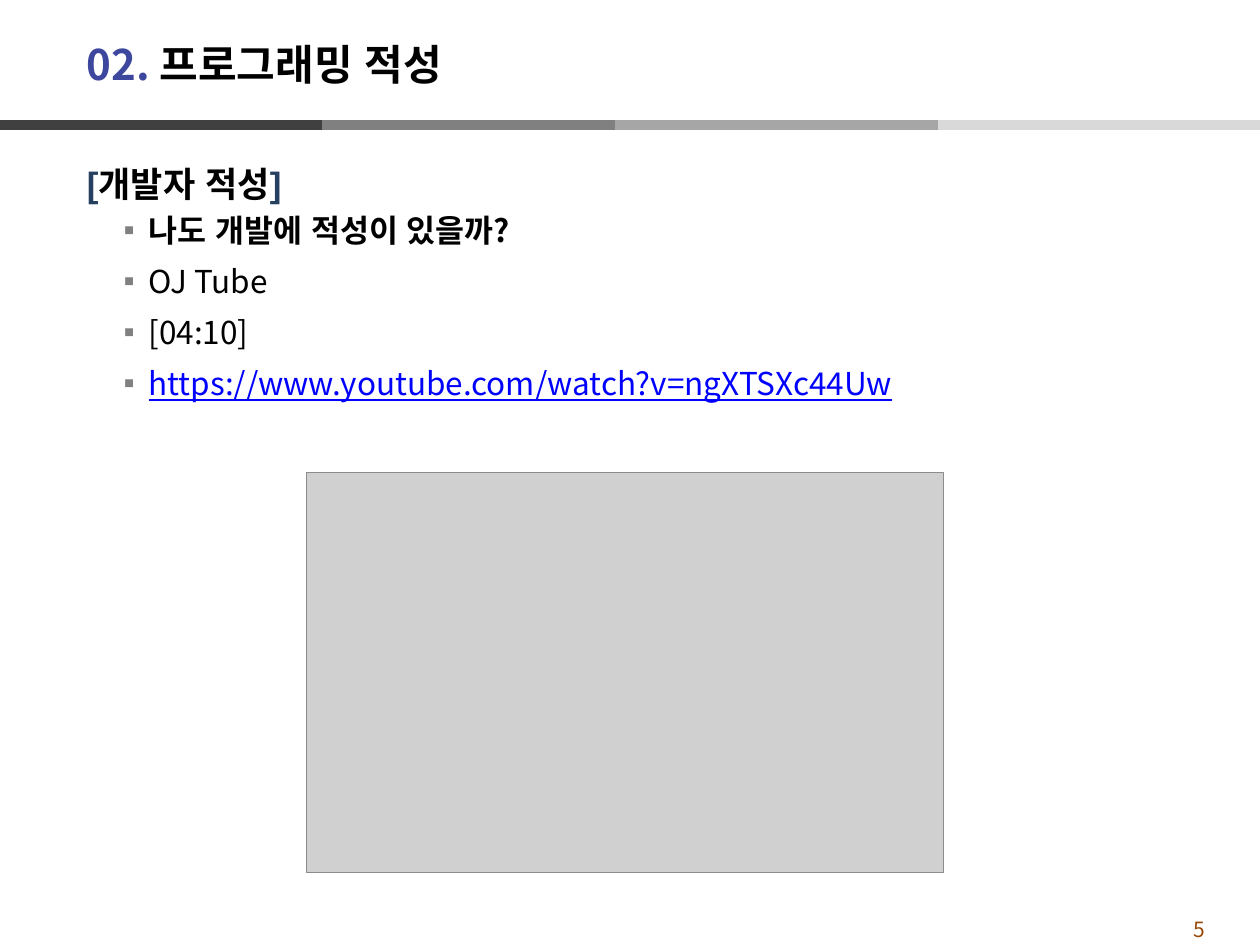
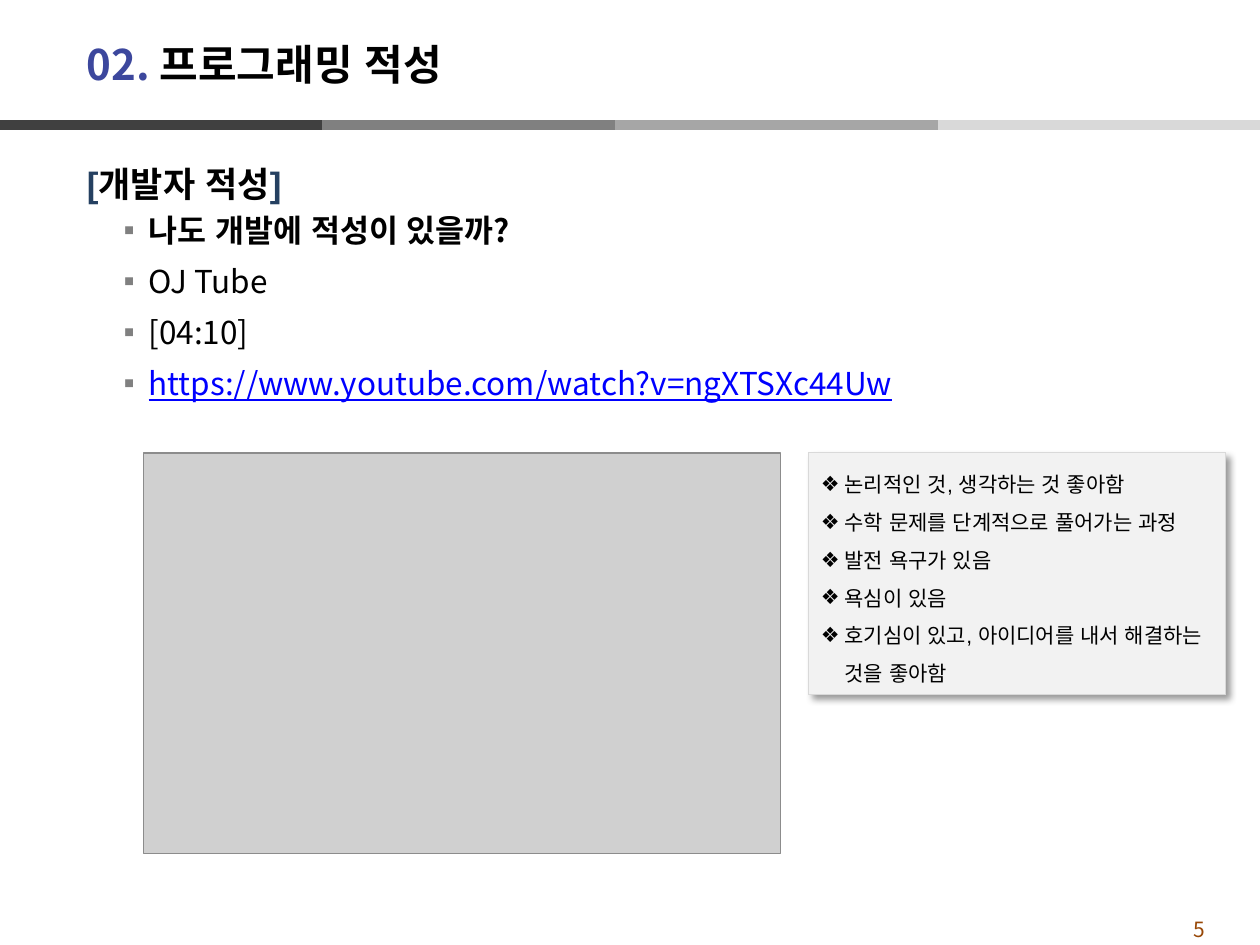
Before and after one commit to dndxor/BCSW, a slide deck: slide 5 of PDF/Ex_SW관련_진로탐색.pptx. Drawn at 1260x945 pixels with LibreOffice and Linux fonts; fonts in the diff are those of the drawing; grey boxes stand for pictures. Boxes give left, top, right and bottom in pixels: in the first picture for what was removed or moved away, otherwise in the second. Text is boxed around its words. In the diff, an @@ line names an element or a change of style, - is before the commit and + after.

```diff
--- a/PDF/Ex_SW관련_진로탐색.pptx
+++ b/PDF/Ex_SW관련_진로탐색.pptx
@@ picture moved from (x1=306, y1=472, x2=942, y2=873) to (x1=144, y1=452, x2=780, y2=853) @@
@@ rectangle added at (x1=809, y1=452, x2=1226, y2=694), fill #F2F2F2, outline #D9D9D9 0.75 pt, 12 pt, text #000000 @@
+❖ 논리적인 것, 생각하는 것 좋아함
+❖ 수학 문제를 단계적으로 풀어가는 과정
+❖ 발전 욕구가 있음
+❖ 욕심이 있음
+❖ 호기심이 있고, 아이디어를 내서 해결하는 것을 좋아함
```
Also in this commit, not shown: 2 other slides changed, 1 slide added, 1 other file.
